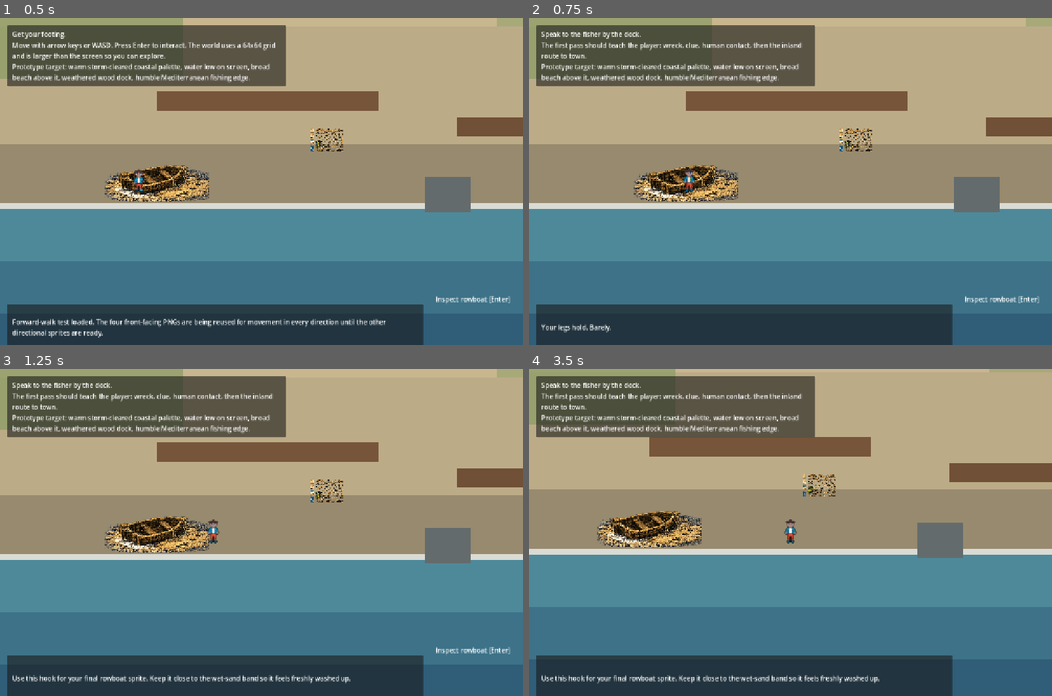
Above: before the commit, frames 1-4 (two rows, left to right).
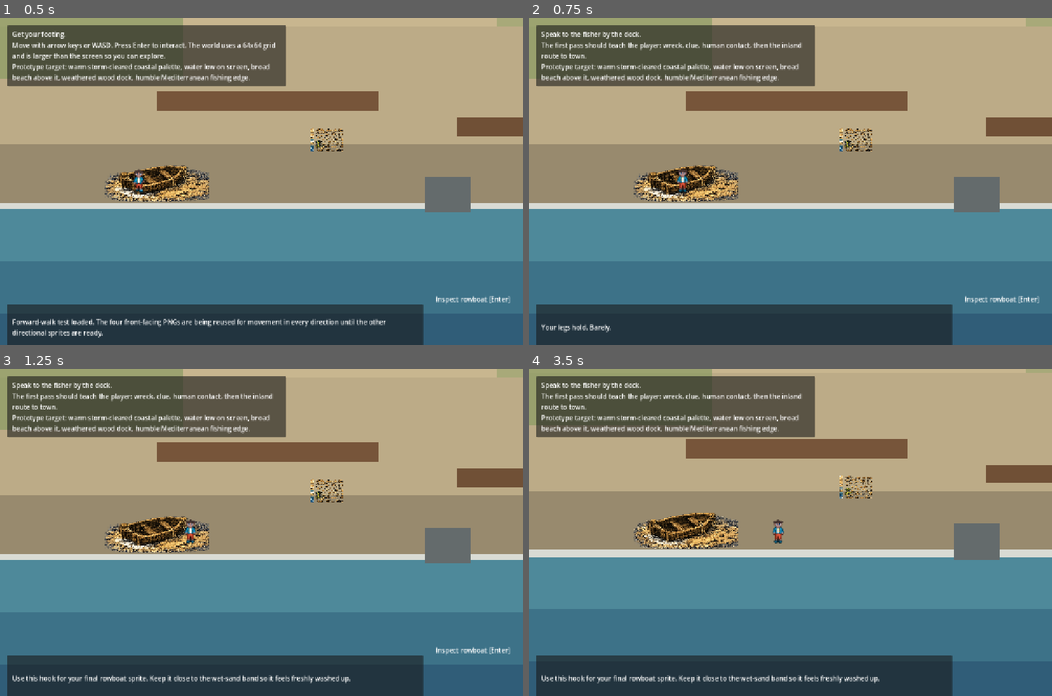
Above: after the commit, the same moments.

Repository: nwrowe/project-northwind
Game: Godot game, scene res://scenes/opening/OpeningBeachPrototype_PlayerForwardTest.tscn
The game is run twice, just before and just after one commit, with the same random seed, the same clock (stepped at 60 frames per second) and the same inputs. This scene is started directly instead of the project's main scene.
Inputs (mouse positions are in pixels of both pictures, inside the frame that each line leads up to):
- Up to frame 1 (0.5 s): no input
- Up to frame 2 (0.75 s): tap Enter (ui_accept) at 0.5 s; move the mouse to (905, 165) at 0.52 s; hold Right (ui_right) from 0.53 s (still down); click (905, 165) at 0.67 s
- Up to frame 3 (1.25 s): keep holding Right (ui_right); tap Enter (ui_accept) at 0.77 s
- Up to frame 4 (3.5 s): move the mouse to (685, 548) at 1.27 s; release Right (ui_right) at 1.28 s; hold Down (ui_down) 1.28-2.03 s; tap Enter (ui_accept) at 1.52, 3.02 s; move the mouse to (842, 460) at 2.02 s; hold Right (ui_right) 2.03-2.78 s; move the mouse to (764, 597) at 2.77 s; hold Up (ui_up) from 2.78 s (still down); click (764, 597) at 2.92 s

Frame 1 is identical in both runs. In frame 2, 0.2% of the frame differs, in the area x 28-32%, y 46-54%; in frame 3, 0.2%; in frame 4, 8.0%, in the area x 0-100%, y 0-59%.

Commit message:
Update OpeningBeachPrototype_PlayerForwardTest.gd

Diff:
--- a/scripts/opening/OpeningBeachPrototype_PlayerForwardTest.gd
+++ b/scripts/opening/OpeningBeachPrototype_PlayerForwardTest.gd
@@ -2,7 +2,7 @@
 
 const TILE_SIZE := 64
 const WORLD_SIZE := Vector2(3072, 1792)
-const PLAYER_SPEED := 260.0
+const PLAYER_SPEED := 180.0
 const PLAYER_SIZE := Vector2(40, 56)
 const PLAYER_MARGIN := 24.0
 const CAMERA_TOP_LOCK := 0.0
